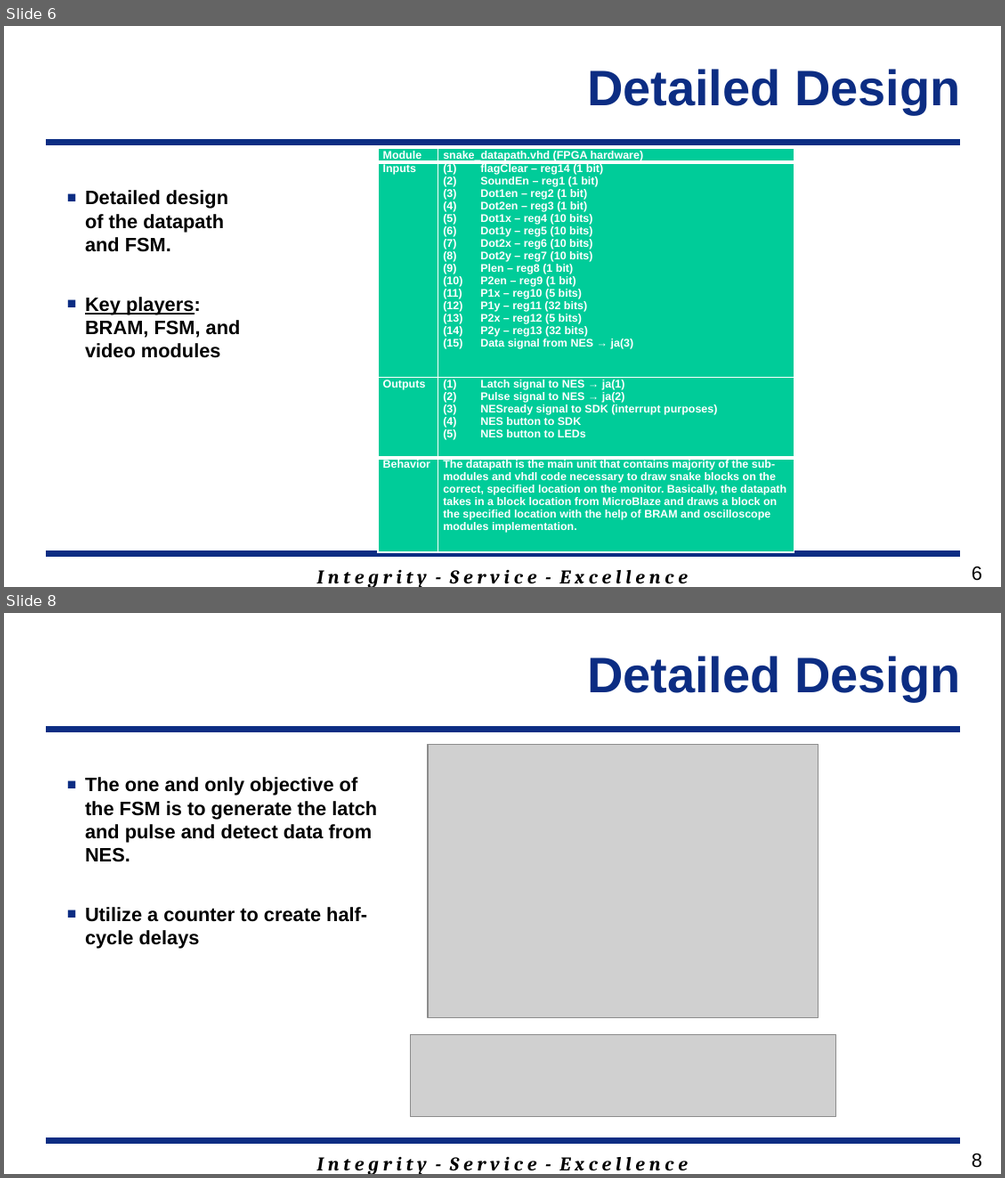
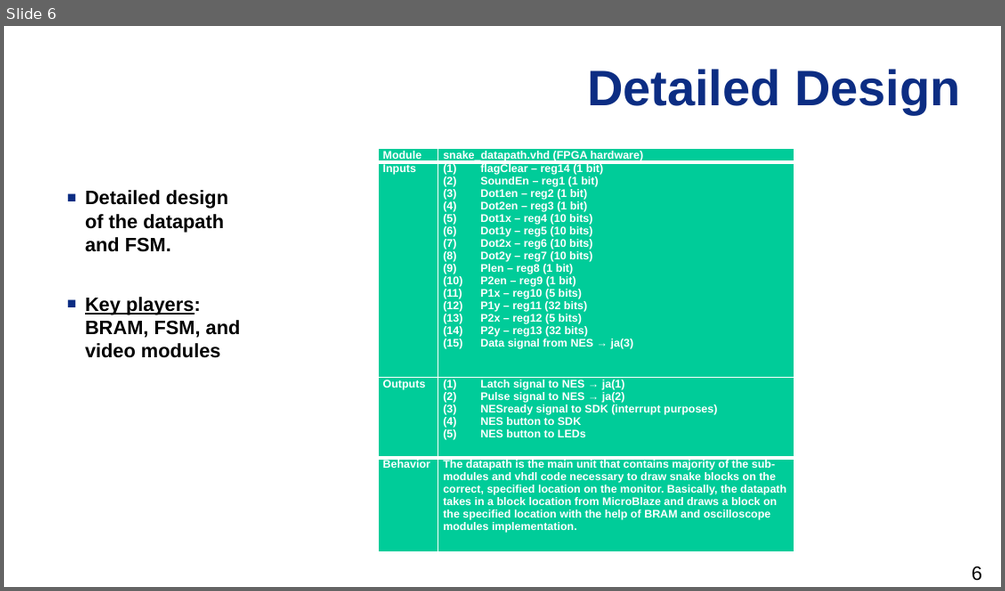
Before and after one commit to GeorgeYork/ECE383_web, a slide deck: datasheets/NES controller hints.pptx. Shown one above the other, each under a label of ours: slides 6 and 8 before the commit, slide 6 after it; the slides between them are not shown. The pictures are 1005x1178 and 1005x591 pixels, drawn with LibreOffice and Linux fonts; fonts in the diff are those of the drawing; grey boxes stand for pictures; background and template pictures are left out. Boxes give left, top, right and bottom in pixels: in the first picture for what was removed or moved away, otherwise in the second. Text is boxed around its words. In the diff, an @@ line names an element or a change of style, - is before the commit and + after.

```diff
--- a/datasheets/NES controller hints.pptx
+++ b/datasheets/NES controller hints.pptx
@@ slide 8 removed at [4, 613, 1001, 1174], background #FFFFFF; not listed: 3 template elements that a slide beside it also shows @@
@@ title removed at [587, 656, 961, 701] @@
-Detailed Design
@@ picture removed at [428, 744, 818, 1017] @@
@@ subtitle removed at [85, 777, 377, 949] @@
-■ The one and only objective of the FSM is to generate the latch and pulse and detect data from NES.
-■ Utilize a counter to create half-cycle delays
@@ picture removed at [411, 1035, 835, 1117] @@
@@ page number removed at [971, 1152, 982, 1167] @@
-8
@@ slide 6 changed as well @@
@@ line removed from (46, 142) to (960, 142) @@
@@ line removed from (46, 553) to (960, 553) @@
@@ text removed at [317, 570, 688, 587] @@
-I n t e g r i t y - S e r v i c e - E x c e l l e n c e
```
Also in this commit, not shown: 7 other slides changed.
